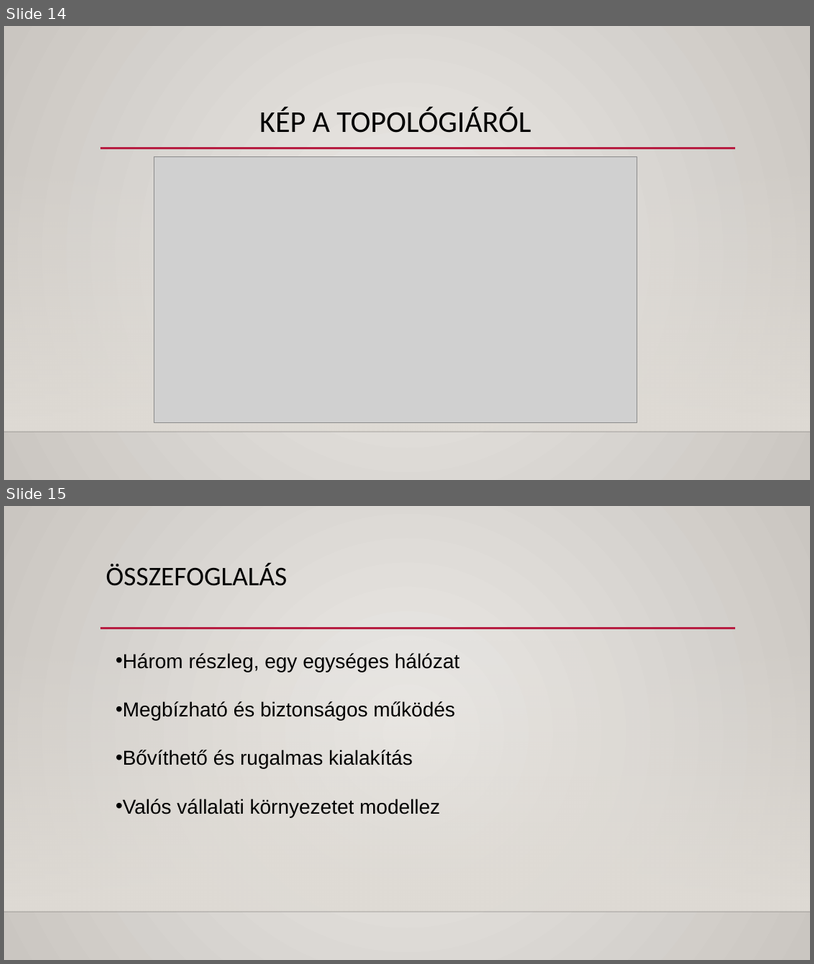
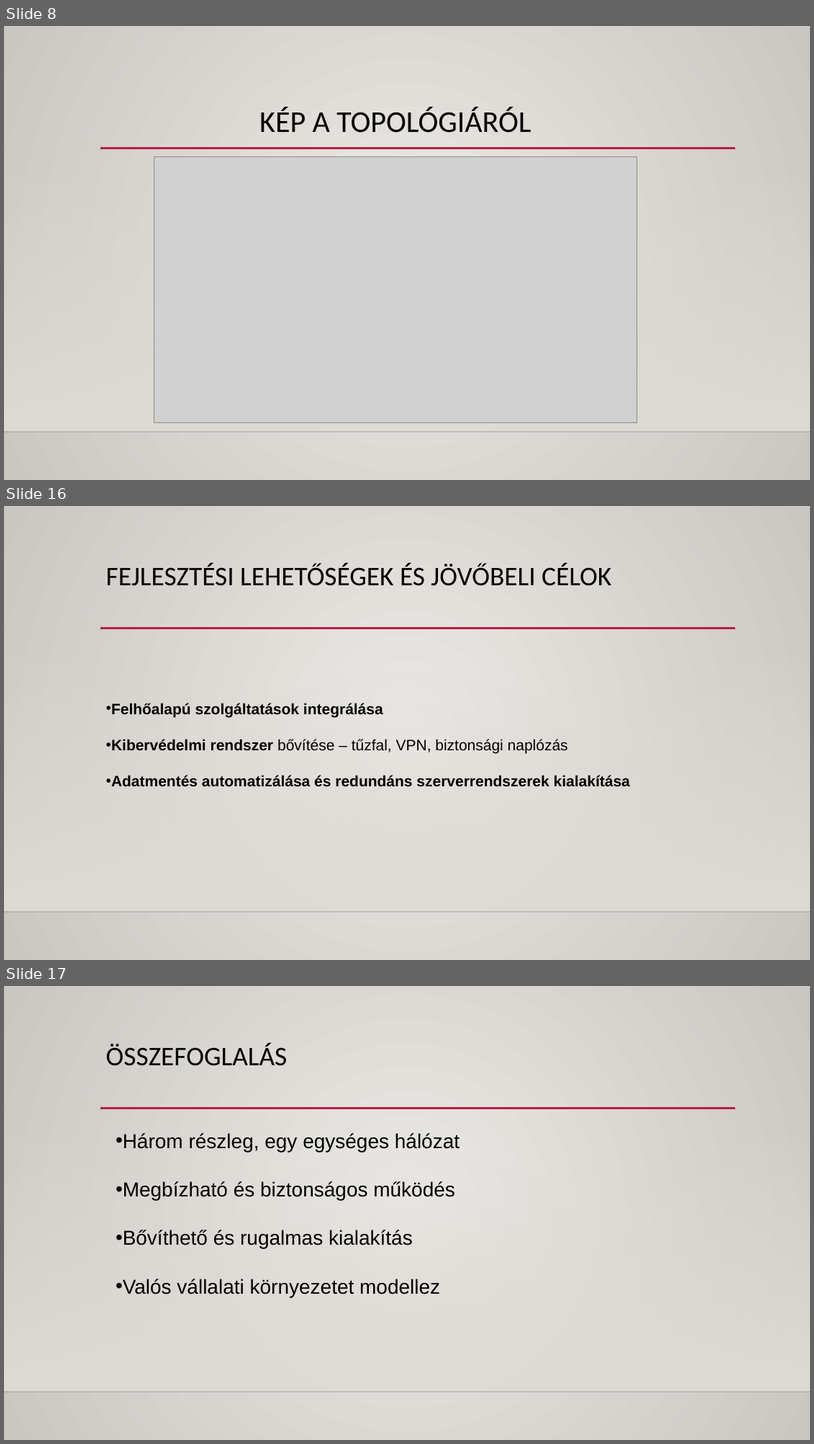
Before and after one commit to Ozen116/Ozen, a slide deck: NETCORE SOLUTION KFT.pptx. Shown one above the other, each under a label of ours: slides 14 and 15 before the commit, slides 8, 16 and 17 after it; the slides between them are not shown. The pictures are 814x964 and 814x1444 pixels, drawn with LibreOffice and Linux fonts; fonts in the diff are those of the drawing; grey boxes stand for pictures; background and template pictures are left out. Boxes give left, top, right and bottom in pixels: in the first picture for what was removed or moved away, otherwise in the second. Text is boxed around its words. In the diff, an @@ line names an element or a change of style, - is before the commit and + after.

```diff
--- a/NETCORE SOLUTION KFT.pptx
+++ b/NETCORE SOLUTION KFT.pptx
@@ slide 16 added at (4, 506, 810, 960), background gradient #ECEAE7 to #CAC7C1; not listed: 3 template elements that a slide beside it also shows @@
@@ title added at (106, 563, 612, 586), 32 pt, text #000000 @@
+FEJLESZTÉSI LEHETŐSÉGEK ÉS JÖVŐBELI CÉLOK
@@ text added at (111, 703, 630, 787), 18 pt, text #000000, bold @@
+• Felhőalapú szolgáltatások integrálása
+• Kibervédelmi rendszer bővítése – tűzfal, VPN, biztonsági naplózás
+• Adatmentés automatizálása és redundáns szerverrendszerek kialakítása
@@ what was slide 14 is now slide 8 @@
@@ what was slide 15 is now slide 17 @@
```
Also in this commit, not shown: 6 slides changed, 3 other slides added.
